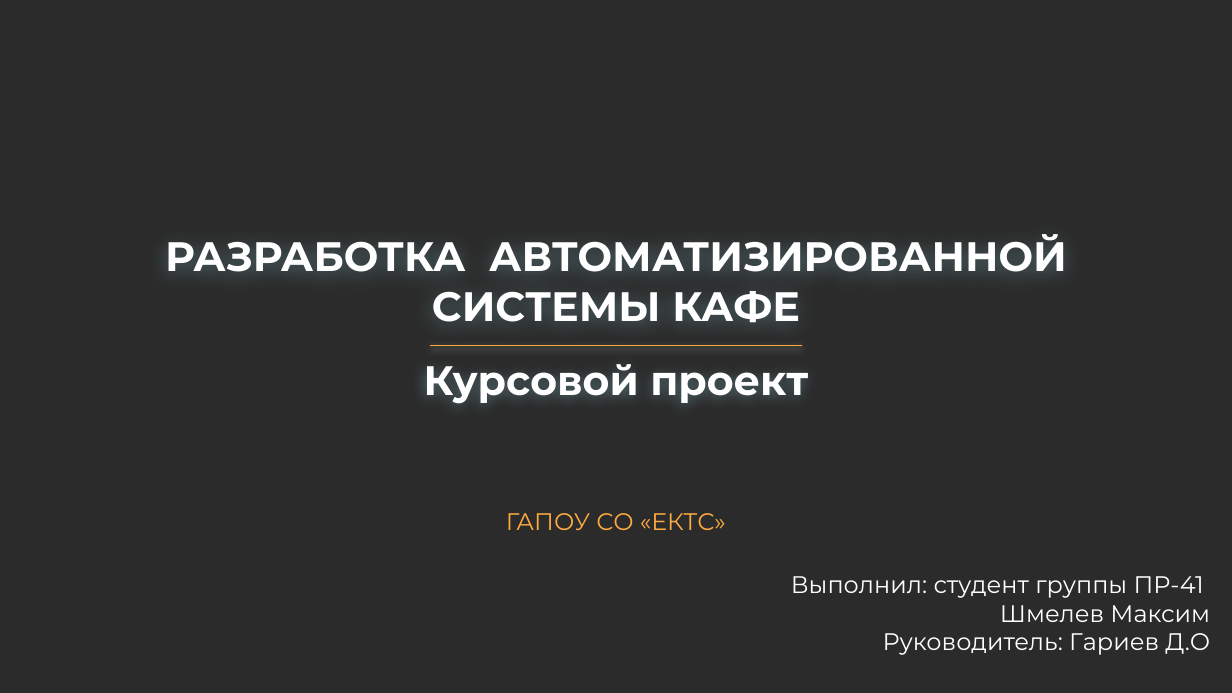
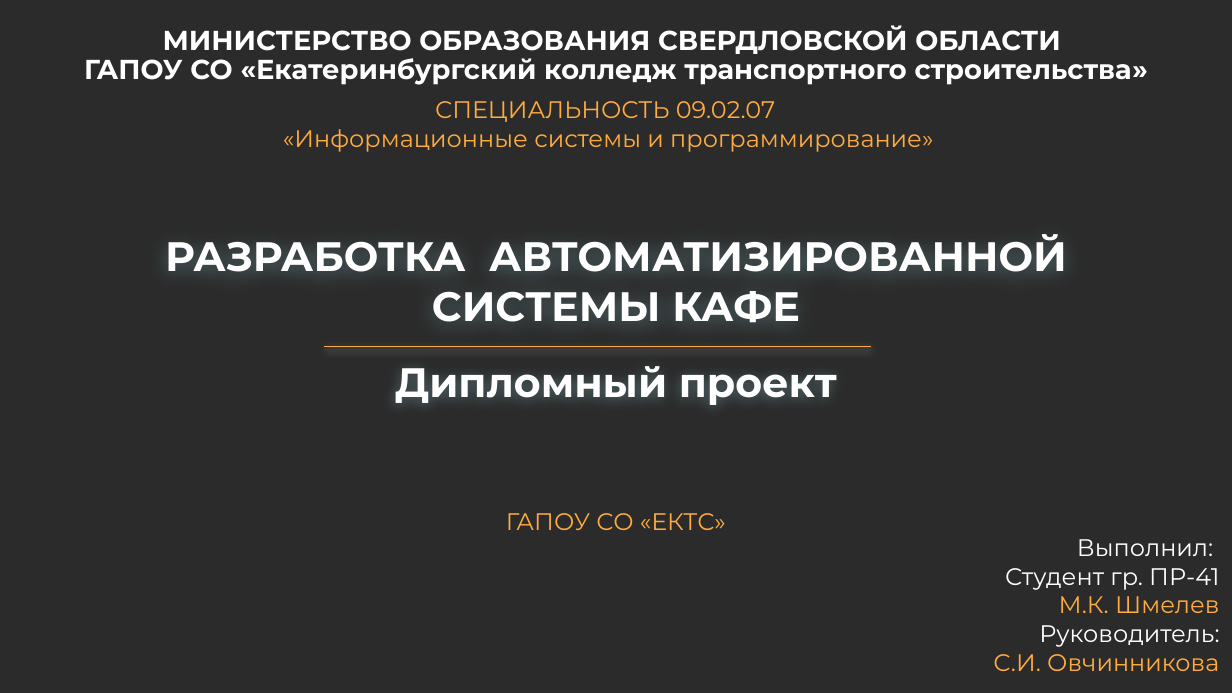
Before and after one commit to Bikmacs/CafeSystem, a slide deck: slide 1 of Docs/Презентация системы кафе.pptx. Drawn at 1232x693 pixels with LibreOffice and Linux fonts; fonts in the diff are those of the drawing; background and template pictures are left out; a plain dark background stands for a picture behind light text. Boxes give left, top, right and bottom in pixels: in the first picture for what was removed or moved away, otherwise in the second. Text is boxed around its words. In the diff, an @@ line names an element or a change of style, - is before the commit and + after.

```diff
--- a/Docs/Презентация системы кафе.pptx
+++ b/Docs/Презентация системы кафе.pptx
@@ text added at [84, 25, 1148, 85], 16 pt, text #FFFFFF, bold @@
+МИНИСТЕРСТВО ОБРАЗОВАНИЯ СВЕРДЛОВСКОЙ ОБЛАСТИ
+ГАПОУ СО «Екатеринбургский колледж транспортного строительства»
@@ text added at [283, 101, 933, 152], 14 pt, text #FFAB40 @@
+СПЕЦИАЛЬНОСТЬ 09.02.07
+«Информационные системы и программирование»
@@ line moved from (430, 346) - (802, 346) to (324, 346) - (871, 346) @@
@@ title at [395, 366, 837, 405]: text changed @@
-Курсовой проект
+Дипломный проект
@@ text at [993, 539, 1219, 671]: text changed @@
-Выполнил: студент группы ПР-41 Шмелев Максим
-Руководитель: Гариев Д.О
+Выполнил:
+Студент гр. ПР-41
+М.К. Шмелев
+Руководитель:
+С.И. Овчинникова
```
Also in this commit, not shown: 7 other slides changed, 3 slides added, 1 slide removed, 13 other files.
